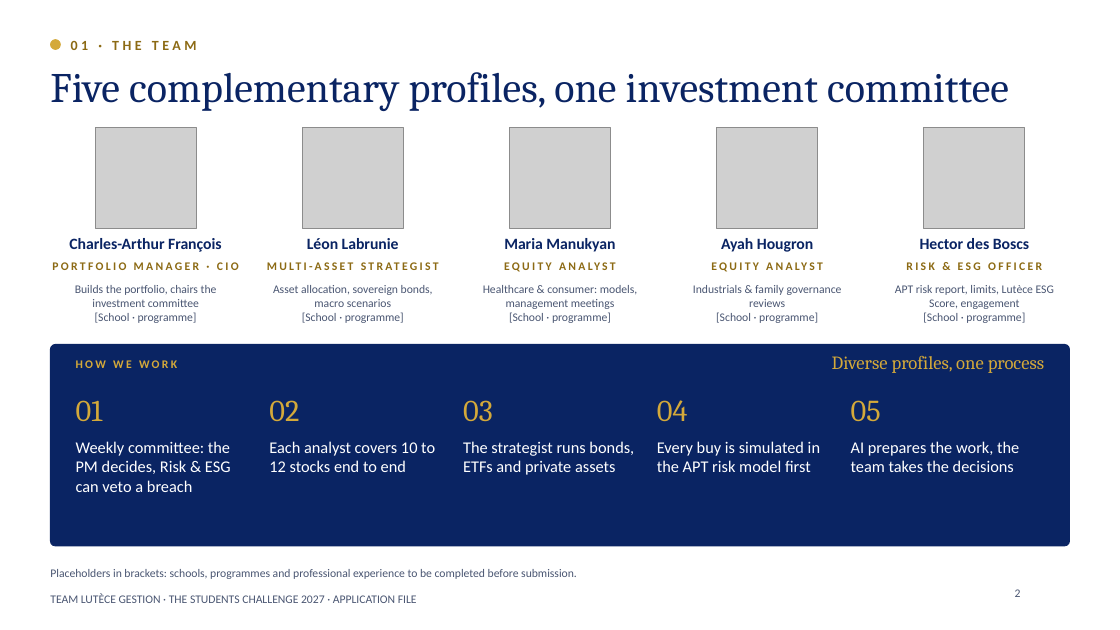
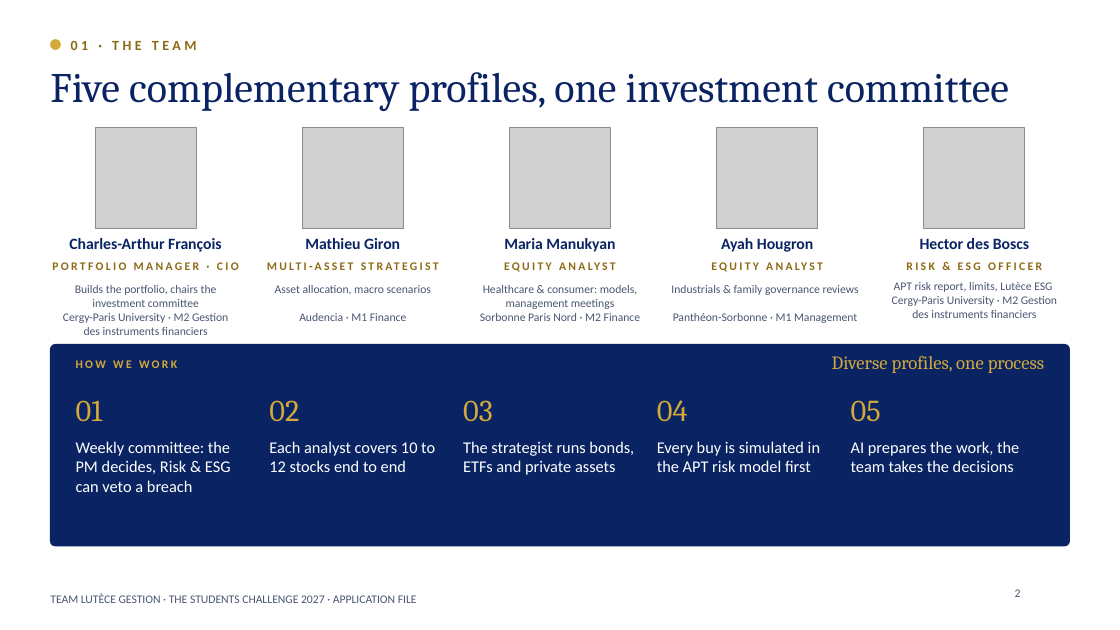
Before and after one commit to charlesarthurfrancois-sys/ponytail, a slide deck: slide 2 of student-challenge/Lutece_Gestion_Application_Students_Challenge_2027.pptx. Drawn at 1120x630 pixels with LibreOffice and Linux fonts; fonts in the diff are those of the drawing; grey boxes stand for pictures; background and template pictures are left out. Boxes give left, top, right and bottom in pixels: in the first picture for what was removed or moved away, otherwise in the second. Text is boxed around its words. In the diff, an @@ line names an element or a change of style, - is before the commit and + after.

```diff
--- a/student-challenge/Lutece_Gestion_Application_Students_Challenge_2027.pptx
+++ b/student-challenge/Lutece_Gestion_Application_Students_Challenge_2027.pptx
@@ text at (305, 238, 400, 249): text changed @@
-Léon Labrunie
+Mathieu Giron
@@ text at (275, 285, 431, 321): text changed @@
-Asset allocation, sovereign bonds, macro scenarios
-[School · programme]
+Asset allocation, macro scenarios
+Audencia · M1 Finance
@@ text "Industrials & family governance reviews": place and size @@
-text "Industrials & family governance reviews" at (693, 285, 842, 323)
+text "Industrials & family governance reviews" at (671, 285, 859, 323)
@@ text at (892, 282, 1057, 318): text changed @@
-APT risk report, limits, Lutèce ESG Score, engagement
-[School · programme]
+APT risk report, limits, Lutèce ESG
+Cergy-Paris University · M2 Gestion des instruments financiers
@@ text at (63, 313, 228, 335): text changed @@
-[School · programme]
+Cergy-Paris University · M2 Gestion des instruments financiers
@@ text at (480, 313, 641, 321): text changed @@
-[School · programme]
+Sorbonne Paris Nord · M2 Finance
@@ text at (673, 313, 857, 323): text changed @@
-[School · programme]
+Panthéon-Sorbonne · M1 Management
@@ text removed at (50, 569, 577, 579) @@
-Placeholders in brackets: schools, programmes and professional experience to be completed before submission.
```
Also in this commit, not shown: 5 other slides changed, 4 slides added, 4 slides removed, 2 other files.
